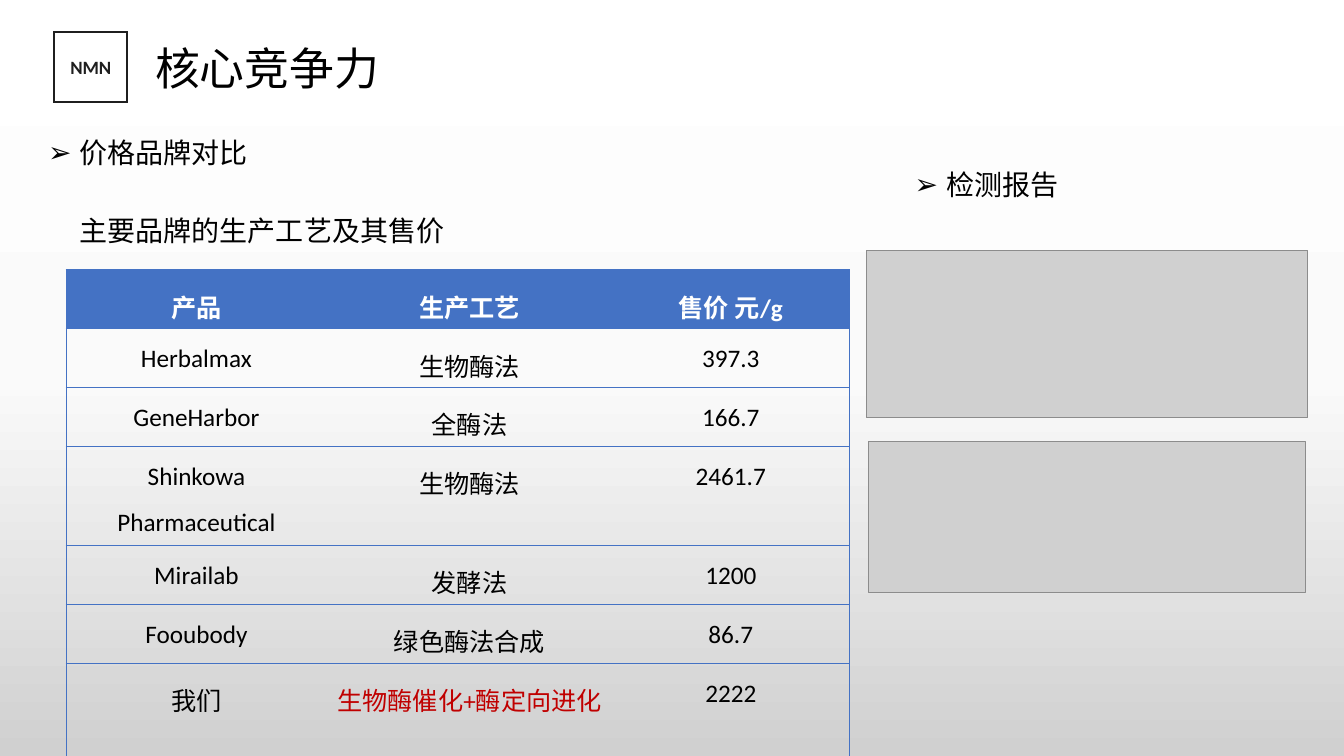
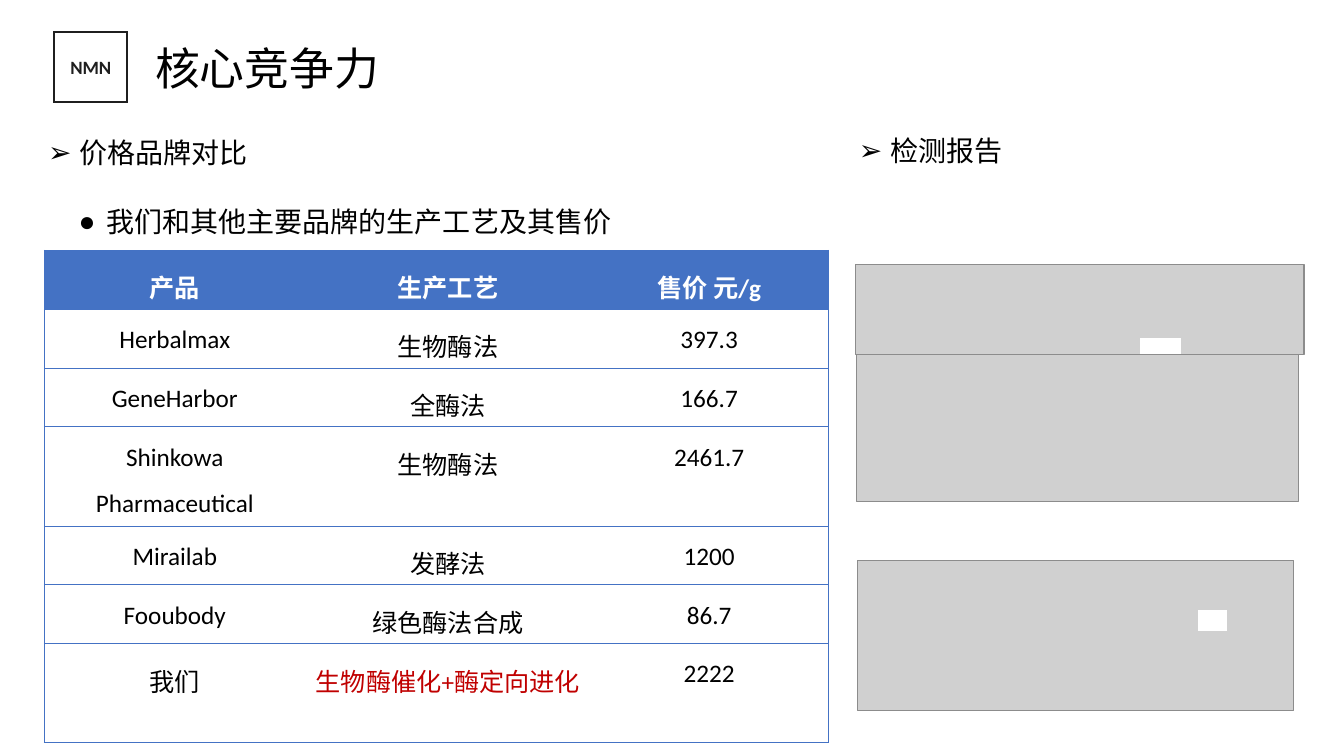
Before and after one commit to JuXue54/blockchain, a slide deck: slide 21 of temp/NMN商业计划书2.pptx. Drawn at 1344x756 pixels with LibreOffice and Linux fonts; fonts in the diff are those of the drawing; grey boxes stand for pictures; background and template pictures are left out. Boxes give left, top, right and bottom in pixels: in the first picture for what was removed or moved away, otherwise in the second. Text is boxed around its words. In the diff, an @@ line names an element or a change of style, - is before the commit and + after.

```diff
--- a/temp/NMN商业计划书2.pptx
+++ b/temp/NMN商业计划书2.pptx
@@ background gradient #FFFFFF to #FBFBFB to #D1D1D1 to #FFFFFF @@
@@ text "检测报告": place and size @@
-text "检测报告" at box(946, 171, 1058, 198)
+text "检测报告" at box(890, 137, 1002, 164)
@@ text at box(106, 208, 611, 235): text changed @@
-主要品牌的生产工艺及其售价
+● 我们和其他主要品牌的生产工艺及其售价
@@ table: place and size @@
-table at box(66, 270, 850, 723)
+table at box(44, 250, 829, 698)
@@ picture added at box(856, 265, 1305, 355) @@
@@ picture: place and size @@
-picture at box(866, 250, 1308, 417)
+picture at box(857, 334, 1299, 501)
@@ rectangle added at box(1141, 339, 1182, 354), fill #FFFFFF, outline #FFFFFF 1 pt @@
@@ picture: place and size @@
-picture at box(869, 442, 1306, 592)
+picture at box(858, 561, 1295, 711)
@@ rectangle added at box(1199, 611, 1227, 630), fill #FFFFFF, outline #FFFFFF 1 pt @@
```
Also in this commit, not shown: 23 other slides changed, 2 slides added, 2 slides removed.
